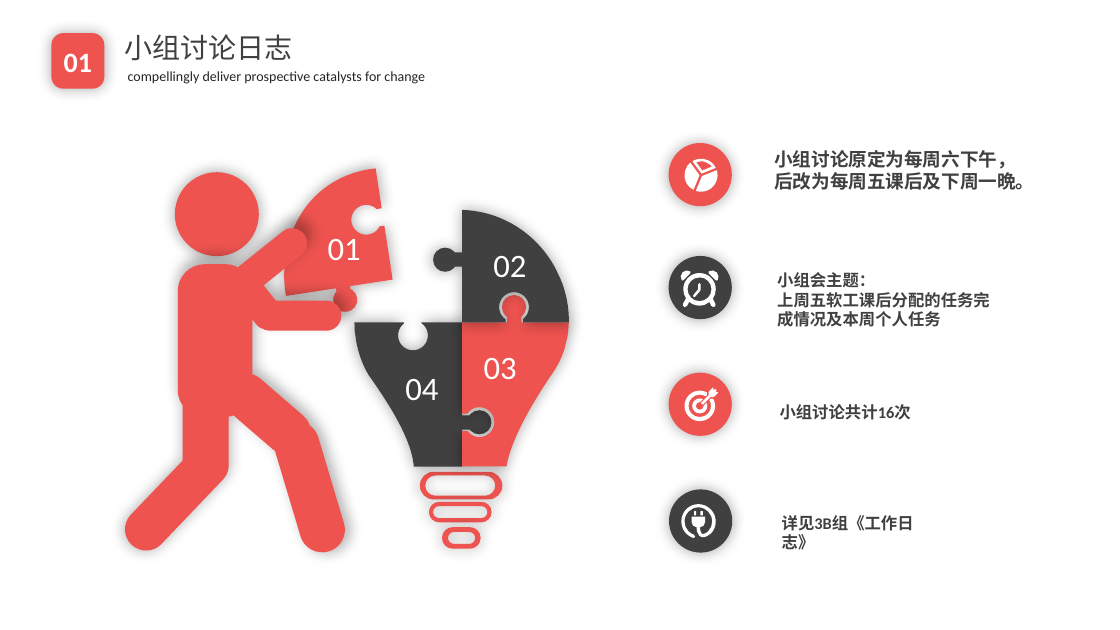
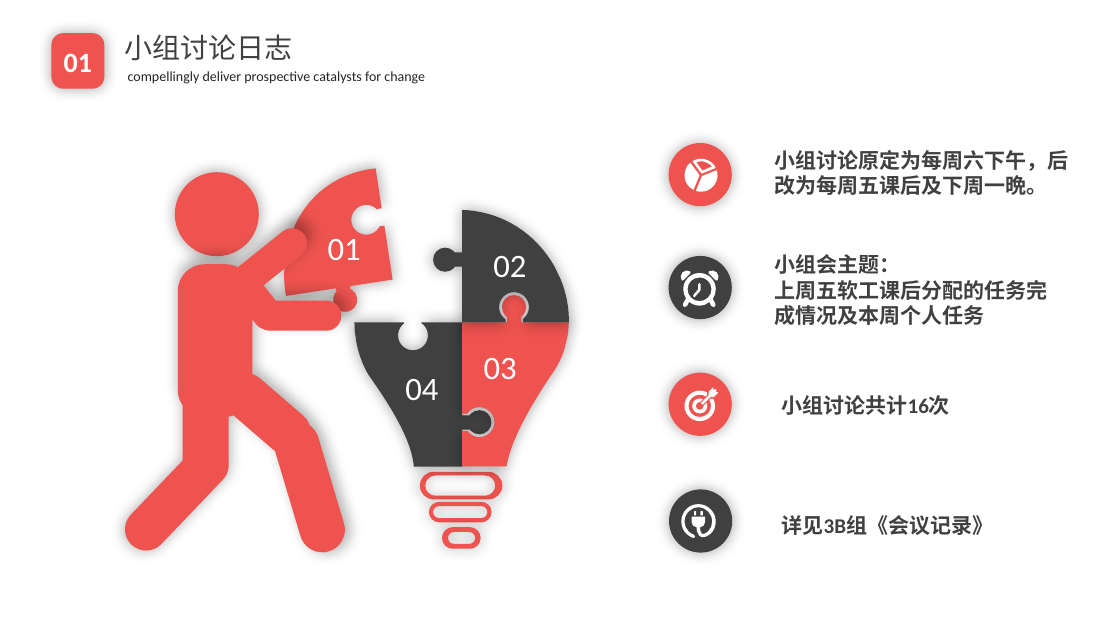
Before and after one commit to EnInternalChat/se2017, a slide deck: slide 24 of doc/3B报告.pptx (slide 25 before the commit). Drawn at 1120x630 pixels with LibreOffice and Linux fonts; fonts in the diff are those of the drawing; background and template pictures are left out. Boxes give left, top, right and bottom in pixels: in the first picture for what was removed or moved away, otherwise in the second. Text is boxed around its words. In the diff, an @@ line names an element or a change of style, - is before the commit and + after.

```diff
--- a/doc/3B报告.pptx
+++ b/doc/3B报告.pptx
@@ text "小组讨论原定为每周六下午，后改为每周五课后及下周一晚。" at (774, 150, 1068, 195): size 16 to 18 pt @@
@@ text "小组会主题：" at (774, 254, 1047, 325): size 14 to 18 pt @@
@@ text "小组会主题：": place and size @@
-text "小组会主题：" at (777, 272, 990, 327)
+text "小组会主题：" at (774, 254, 1047, 325)
@@ text "小组讨论共计16次": place and size @@
-text "小组讨论共计16次" at (780, 404, 911, 420)
+text "小组讨论共计16次" at (782, 395, 950, 415)
@@ text "小组讨论共计16次" at (782, 395, 950, 415): size 14 to 18 pt @@
@@ text at (782, 515, 993, 535): text changed; size 14 to 18 pt @@
-详见3B组《工作日志》
+详见3B组《会议记录》
```
Also in this commit, not shown: 13 other slides changed, 5 slides added, 6 slides removed, 14 other files.
